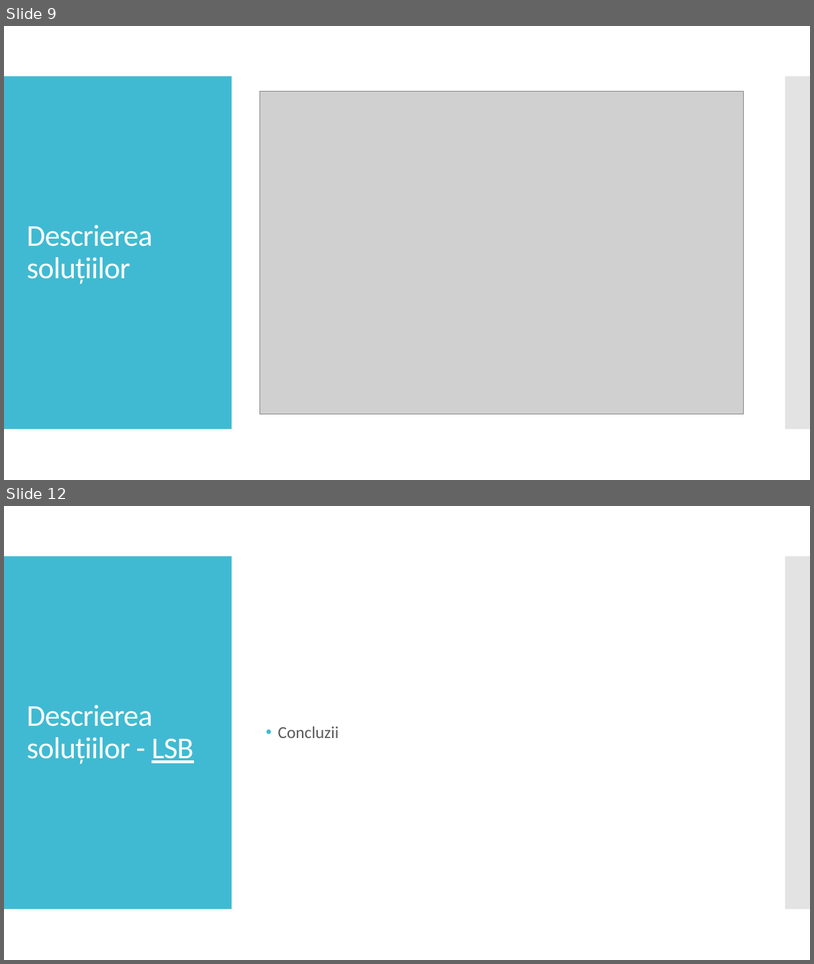
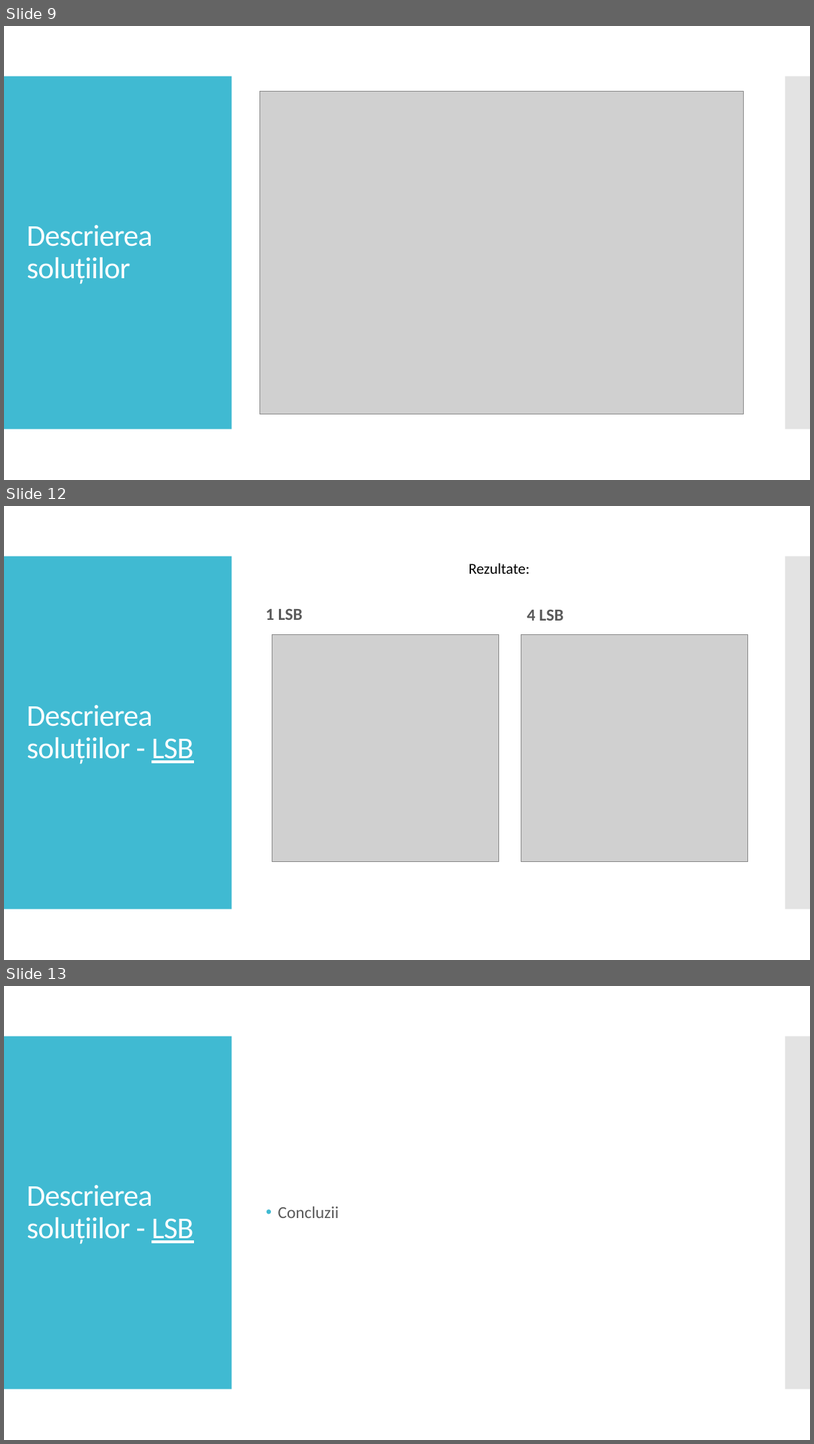
Before and after one commit to AlexDomnaru/StegoAlgorithms, a slide deck: Licenta2018DomnaruAlexandru/Prezentare.pptx. Shown one above the other, each under a label of ours: slides 9 and 12 before the commit, slides 9, 12 and 13 after it; the slides between them are not shown. The pictures are 814x964 and 814x1444 pixels, drawn with LibreOffice and Linux fonts; fonts in the diff are those of the drawing; grey boxes stand for pictures. Boxes give left, top, right and bottom in pixels: in the first picture for what was removed or moved away, otherwise in the second. Text is boxed around its words. In the diff, an @@ line names an element or a change of style, - is before the commit and + after.

```diff
--- a/Licenta2018DomnaruAlexandru/Prezentare.pptx
+++ b/Licenta2018DomnaruAlexandru/Prezentare.pptx
@@ slide 12 added at (x1=4, y1=506, x2=810, y2=960), background #FFFFFF; not listed: 2 template elements that a slide beside it also shows @@
@@ text added at (x1=469, y1=563, x2=530, y2=574), 18 pt, text #000000 @@
+Rezultate:
@@ text added at (x1=266, y1=608, x2=303, y2=620), 20 pt, text #595959, bold @@
+1 LSB
@@ text added at (x1=527, y1=609, x2=564, y2=620), 20 pt, text #595959, bold @@
+4 LSB
@@ picture added at (x1=272, y1=634, x2=499, y2=861) @@
@@ picture added at (x1=521, y1=634, x2=748, y2=861) @@
@@ title added at (x1=27, y1=705, x2=193, y2=764), 36 pt, text #FFFFFF @@
+Descrierea soluțiilor - LSB
@@ what was slide 12 is now slide 13 @@
```
Also in this commit, not shown: 9 slides changed, 2 other slides added, 15 other files.
